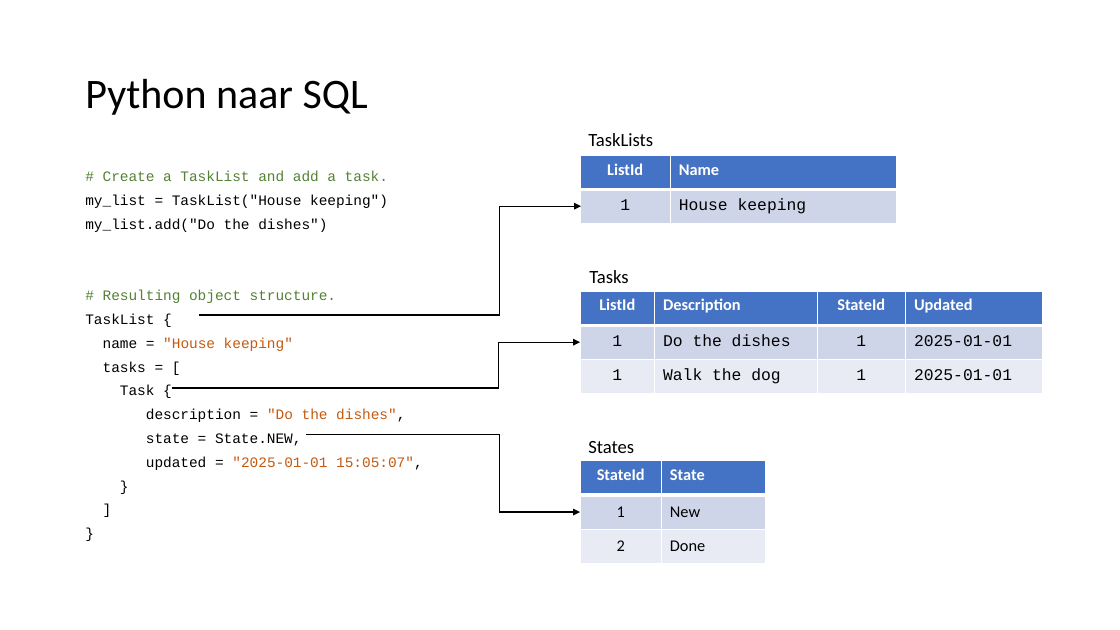
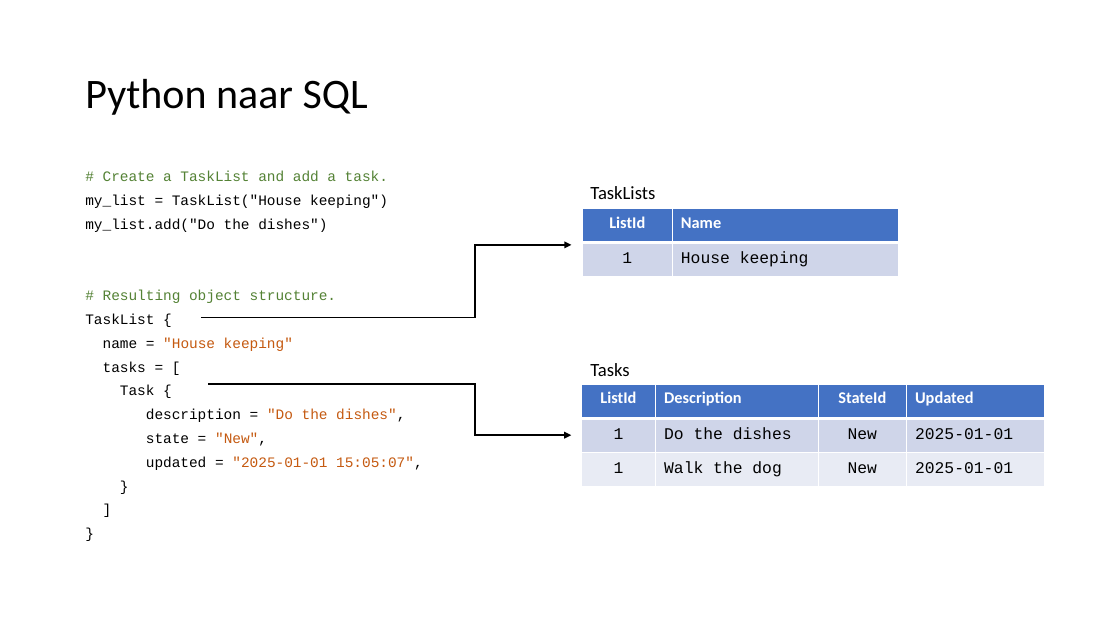
Before and after one commit to LFKoning/knowledge-sharing, a slide deck: slide 52 of sql_course/3_python/3_python.pptx. Drawn at 1120x630 pixels with LibreOffice and Linux fonts; fonts in the diff are those of the drawing. Boxes give left, top, right and bottom in pixels: in the first picture for what was removed or moved away, otherwise in the second. Text is boxed around its words. In the diff, an @@ line names an element or a change of style, - is before the commit and + after.

```diff
--- a/sql_course/3_python/3_python.pptx
+++ b/sql_course/3_python/3_python.pptx
@@ text "TaskLists" moved from (x1=588, y1=133, x2=653, y2=146) to (x1=590, y1=186, x2=655, y2=199) @@
@@ table moved from (x1=581, y1=155, x2=897, y2=223) to (x1=582, y1=208, x2=899, y2=276) @@
@@ elbow arrow moved from (199, 315) - (581, 207) to (201, 318) - (571, 245) @@
@@ elbow arrow (201, 318) - (571, 245): stroke #000000 1 pt to #000000 1.5 pt @@
@@ text "Tasks" moved from (x1=589, y1=270, x2=628, y2=283) to (x1=590, y1=363, x2=629, y2=376) @@
@@ elbow arrow moved from (171, 388) - (581, 342) to (208, 384) - (571, 435) @@
@@ elbow arrow (208, 384) - (571, 435): stroke #000000 1 pt to #000000 1.5 pt @@
@@ table at (x1=581, y1=384, x2=1044, y2=486) @@
-row 2, column 3: 1
+row 2, column 3: New
-row 3, column 3: 1
+row 3, column 3: New
@@ table moved from (x1=581, y1=292, x2=1044, y2=394) to (x1=581, y1=384, x2=1044, y2=486) @@
@@ text at (x1=146, y1=432, x2=267, y2=446): text changed @@
-state = State.NEW,
+state = "New",
@@ elbow arrow removed from (306, 434) to (581, 513) @@
@@ text removed at (x1=588, y1=441, x2=634, y2=453) @@
-States
@@ table removed at (x1=581, y1=461, x2=766, y2=564), 3 rows, 2 columns @@
-StateId | State
-1 | New
-2 | Done
```
Also in this commit, not shown: 14 other slides changed, 2 other files.
